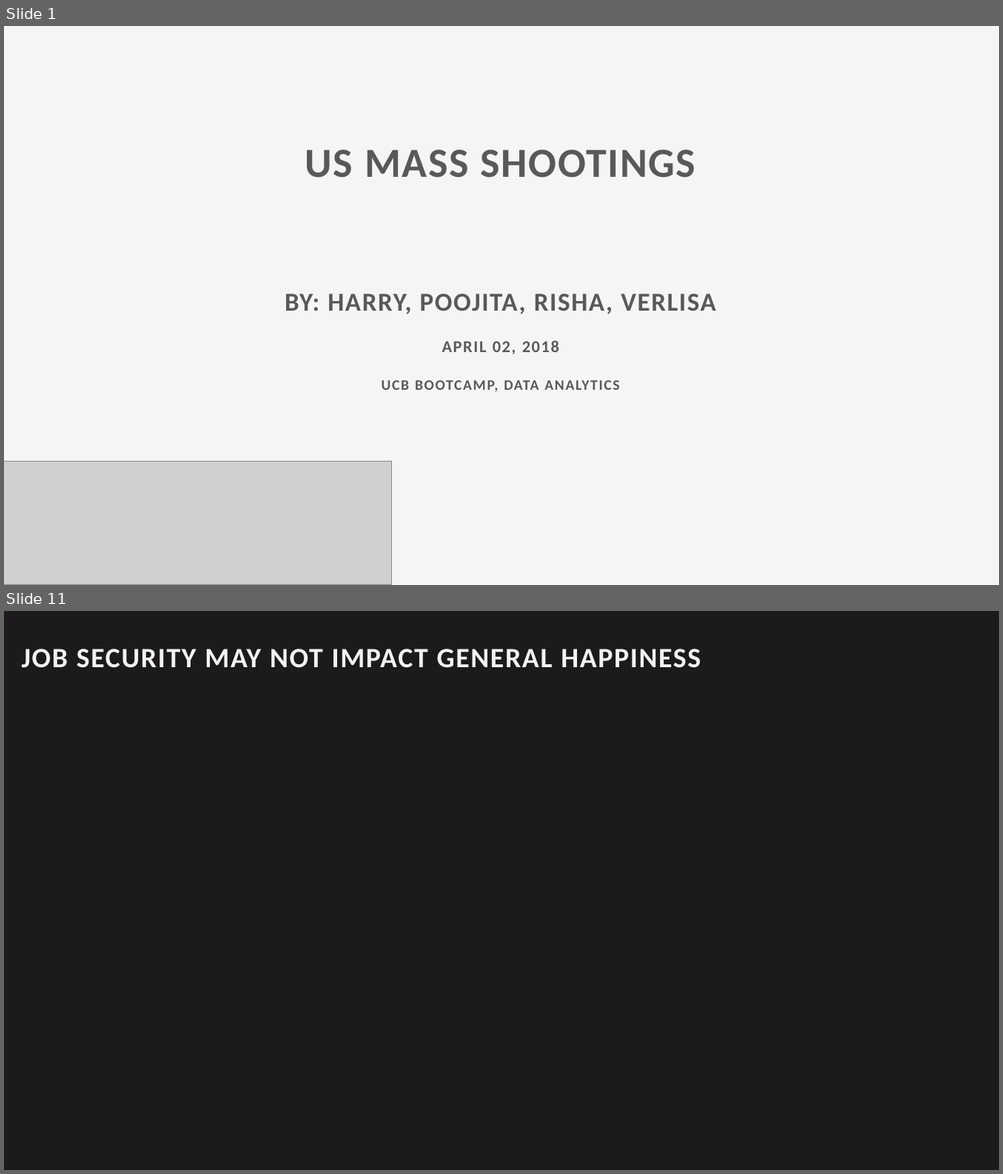
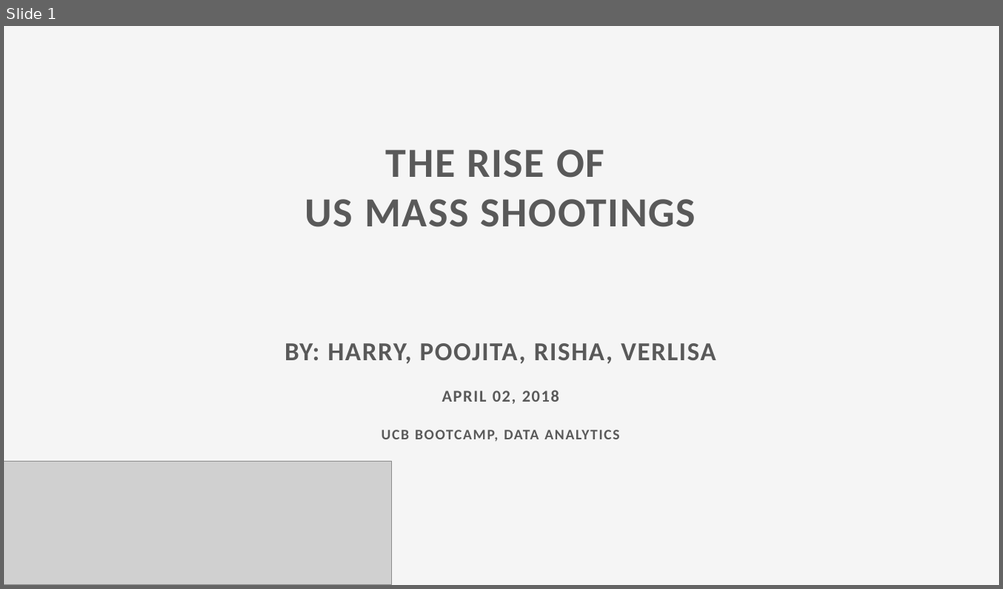
Before and after one commit to shahrisha1/project2_usmassshootings, a slide deck: presentation/us_mass_shootings.pptx. Shown one above the other, each under a label of ours: slides 1 and 11 before the commit, slide 1 after it; the slides between them are not shown. The pictures are 1003x1174 and 1003x589 pixels, drawn with LibreOffice and Linux fonts; fonts in the diff are those of the drawing; grey boxes stand for pictures. Boxes give left, top, right and bottom in pixels: in the first picture for what was removed or moved away, otherwise in the second. Text is boxed around its words. In the diff, an @@ line names an element or a change of style, - is before the commit and + after.

```diff
--- a/presentation/us_mass_shootings.pptx
+++ b/presentation/us_mass_shootings.pptx
@@ slide 11 removed at [4, 611, 999, 1170], background #1D1A1D @@
@@ text removed at [22, 649, 700, 668] @@
-JOB SECURITY MAY NOT IMPACT GENERAL HAPPINESS
@@ slide 1 changed as well @@
@@ text at [386, 150, 604, 178]: paragraph added @@
+THE RISE OF
```
Also in this commit, not shown: 2 other slides changed, 1 slide added, 14 other slides removed, 30 other files.
